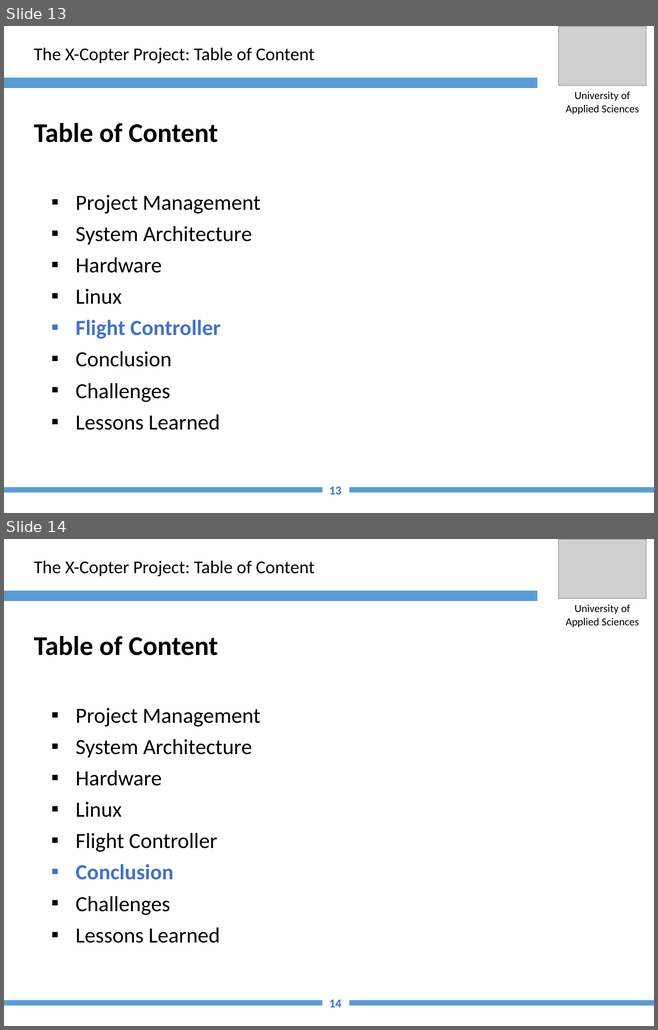
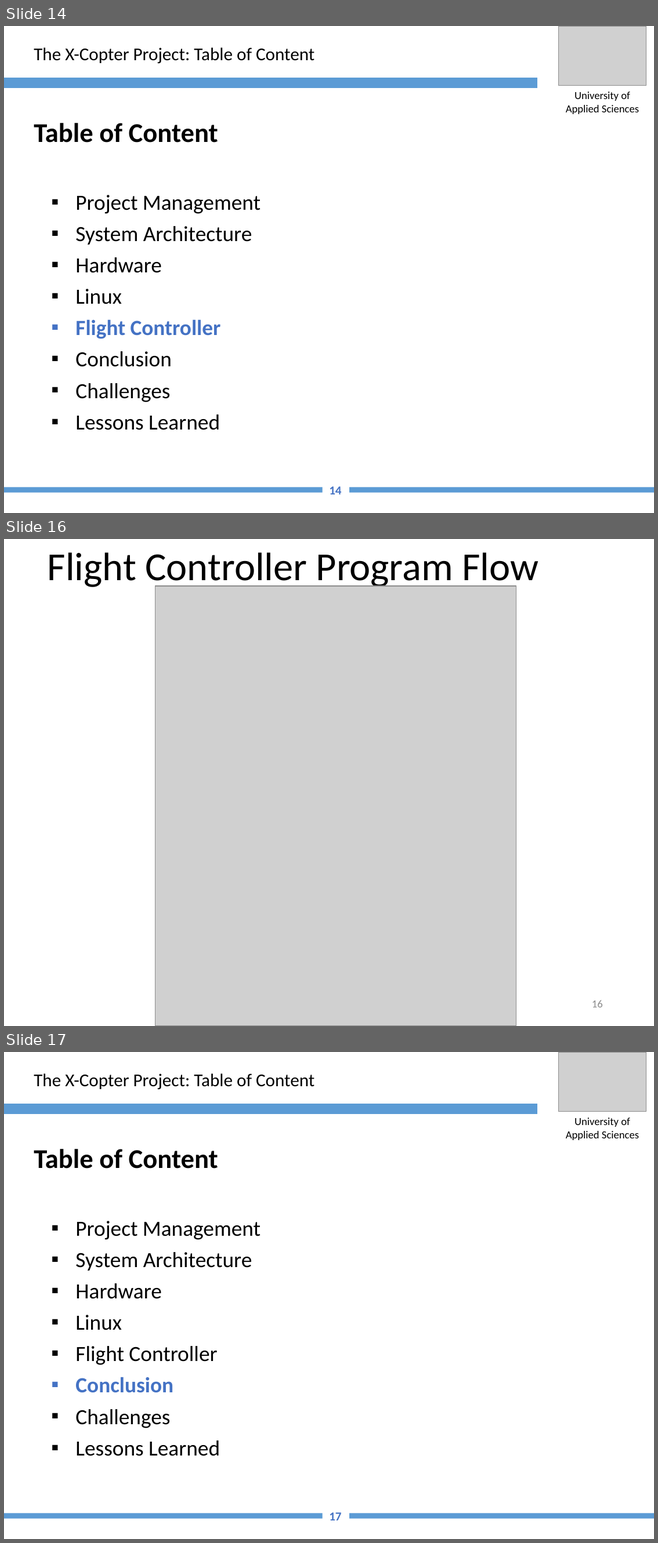
Before and after one commit to XCopter-HSU/XCopter, a slide deck: Final_Report/InFinalReportEinpflegen (Fuer Jan)/presentation_sample/sample_01.pptx. Shown one above the other, each under a label of ours: slides 13 and 14 before the commit, slides 14, 16 and 17 after it; the slides between them are not shown. The pictures are 658x1030 and 658x1543 pixels, drawn with LibreOffice and Linux fonts; fonts in the diff are those of the drawing; grey boxes stand for pictures; background and template pictures are left out. Boxes give left, top, right and bottom in pixels: in the first picture for what was removed or moved away, otherwise in the second. Text is boxed around its words. In the diff, an @@ line names an element or a change of style, - is before the commit and + after.

```diff
--- a/Final_Report/InFinalReportEinpflegen (Fuer Jan)/presentation_sample/sample_01.pptx
+++ b/Final_Report/InFinalReportEinpflegen (Fuer Jan)/presentation_sample/sample_01.pptx
@@ slide 16 added at [4, 539, 654, 1026], background #FFFFFF @@
@@ title added at [48, 552, 538, 589], 44 pt, text #000000 @@
+Flight Controller Program Flow
@@ picture added at [155, 586, 516, 1026] @@
@@ page number added at [592, 1000, 603, 1008], 12 pt, text #8C8C8C @@
+16
@@ what was slide 13 is now slide 14 @@
@@ page number at [329, 487, 341, 495]: text changed @@
-13
+14
@@ what was slide 14 is now slide 17 @@
@@ page number at [329, 1513, 341, 1521]: text changed @@
-14
+17
```
Also in this commit, not shown: 1 slide changed, 2 other slides added, 2 other files.
